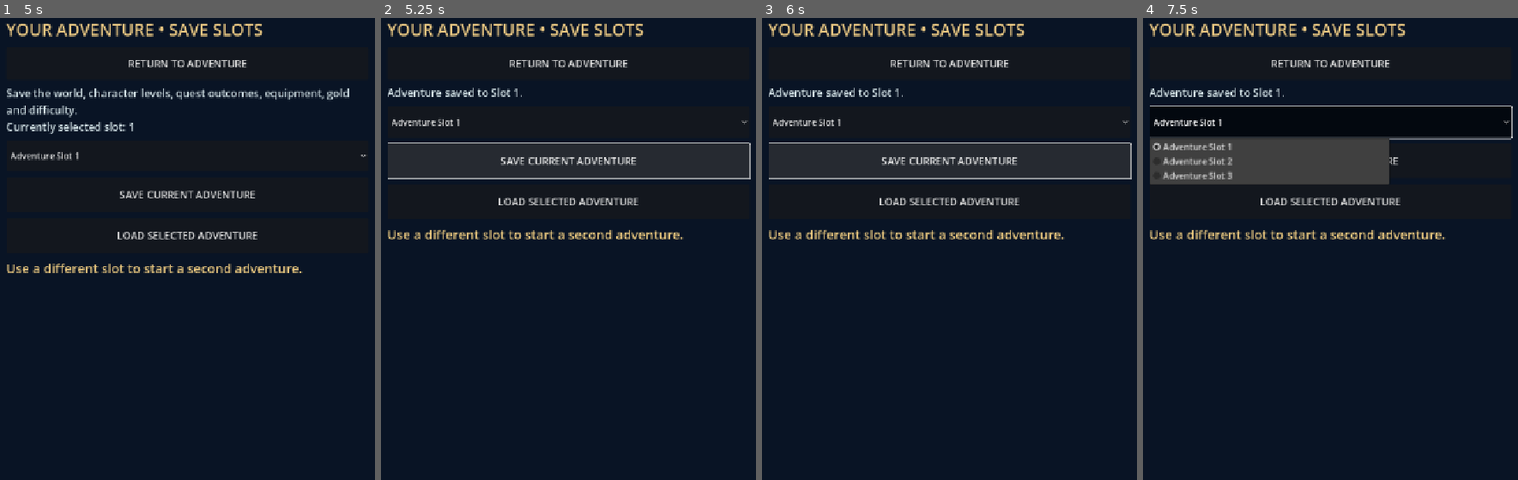
Above: before the commit, frames 1-4 (left to right).
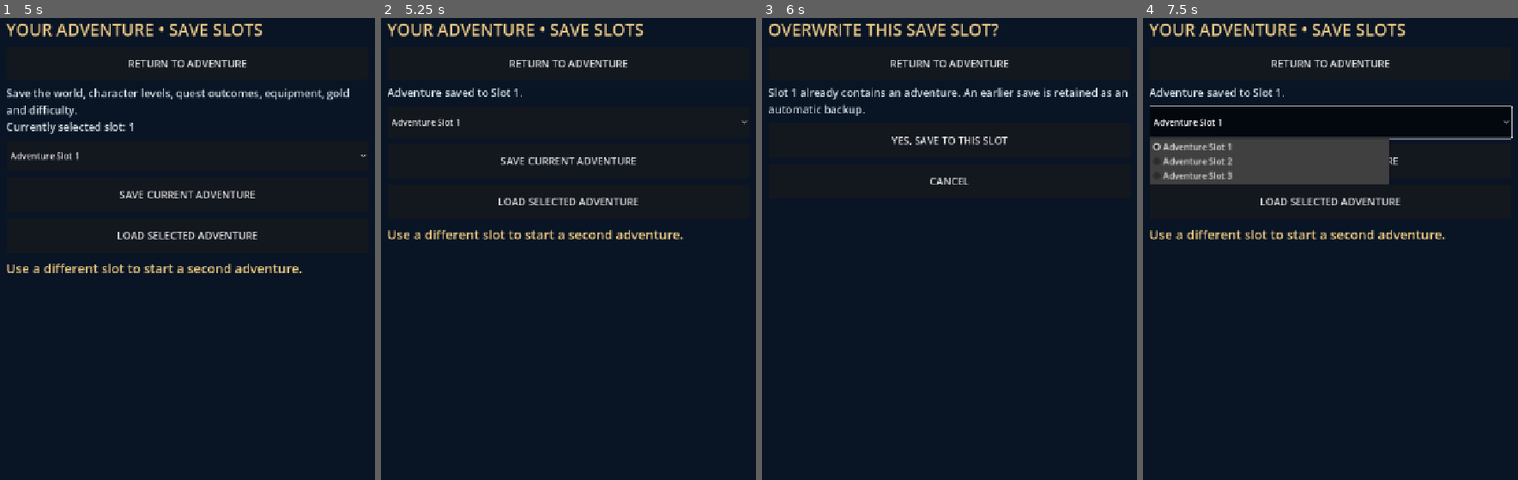
Above: after the commit, the same moments.

Repository: timnagytaxes-svg/android-test-apk
Game: Godot game, scene res://v06/world_game.tscn
Two runs of this game, one before a commit and one after it. Both use one fixed random seed, a clock stepped at 60 frames per second and the inputs below.
Inputs (mouse positions are in pixels of both pictures, inside the frame that each line leads up to):
- Up to frame 1 (5 s): click "JOURNAL" at 0.5 s; click "TOWN" at 1.25 s; click "PACK" at 2 s; click "SLOTS" at 2.75 s; click "OPTIONS" at 3.5 s; click "CONTINUE SAVED ADVENTURE" at 4.25 s
- Up to frame 2 (5.25 s): click "SAVE CURRENT ADVENTURE" at 5 s
- Up to frame 3 (6 s): click "SAVE CURRENT ADVENTURE" at 5.75 s
- Up to frame 4 (7.5 s): click (1330, 138) at 6.5 s, where only the run after the commit has a clickable "YES, SAVE TO THIS SLOT"; click "Adventure Slot 1" at 7.25 s

Frame 1 is identical in both runs. In frame 2, 0.6% of the frame differs, in the area x 1-99%, y 26-35%; in frame 3, 6.5%, in the area x 1-99%, y 1-48%; in frame 4, nothing differs.

Commit message:
Add destructive-action confirmations and visible merchant transaction feedback

Diff:
--- a/godot/v06/world_game.gd
+++ b/godot/v06/world_game.gd
@@ -12,6 +12,7 @@
 var menu_row: HBoxContainer
 var _returning: bool = false
 var _last_camp_story: String = ""
+var _last_notice: String = ""
 var _save_store := V6SaveStore.new()
 var _sound: V6Sound
 
@@ -205,8 +206,18 @@
             _panel_button("VETERAN DIFFICULTY",_difficulty.bind(1))
             _panel_button("REDUCE COMBAT MOTION: %s" % ("ON" if campaign.reduced_motion else "OFF"),_toggle_motion)
             _panel_button("MUSIC & EFFECTS: %s" % ("ON" if campaign.sound_enabled else "OFF"),_toggle_sound)
-            _panel_button("NEW GAME (UNSAVED PROGRESS RESETS)",_reset_campaign)
+            _panel_button("START A NEW GAME",_open_panel.bind("confirm_reset"))
             _section("Current difficulty: %s" % ("Veteran" if campaign.difficulty == 1 else "Story"))
+        "confirm_reset":
+            overlay_title.text = "START A NEW ADVENTURE?"
+            overlay_text.text = "Your unsaved progress will be lost. Existing save slots remain intact until deliberately overwritten.\nThis cannot be undone."
+            _panel_button("YES, START A NEW ADVENTURE",_reset_campaign)
+            _panel_button("CANCEL",_open_panel.bind("settings"))
+        "confirm_save":
+            overlay_title.text = "OVERWRITE THIS SAVE SLOT?"
+            overlay_text.text = "Slot %d already contains an adventure. An earlier save is retained as an automatic backup." % save_slot
+            _panel_button("YES, SAVE TO THIS SLOT",_slot_save_confirmed)
+            _panel_button("CANCEL",_open_panel.bind("slots"))
         "ending":
             overlay_title.text = "THE DAWN OF IRONBOUND"
             overlay_text.text = "THE END\n\nThe Star-Eater is no more. Hearthwood's fires settle, Glimmerfen's moon shi …(465 unchanged characters)…
@@ -228,6 +239,8 @@
         _save_world(true)
     _refresh()
     _open_panel("camp" if overlay_mode == "camp" else "shop")
+    if not _last_notice.is_empty():
+        overlay_text.text += "\n\nLAST TRANSACTION: " + _last_notice
 
 func _equip_world(item_id: String) -> void:
     if game.bag.equip(item_id):
@@ -248,7 +261,14 @@
     _open_panel("slots")
 
 func _slot_save() -> void:
+    if FileAccess.file_exists(_save_store.slot_path(save_slot)):
+        _open_panel("confirm_save")
+        return
+    _slot_save_confirmed()
+
+func _slot_save_confirmed() -> void:
     var ok: bool = _save_world()
+    _open_panel("slots")
     overlay_text.text = "Adventure saved to Slot %d." % save_slot if ok else "Save failed. Check device storage."
 
 func _slot_load() -> void:
@@ -285,6 +305,7 @@
 func _reset_campaign() -> void:
     _stop_walk()
     campaign = V6Campaign.new()
+    _last_notice = ""
     campaign.changed.connect(_on_campaign_changed)
     game.generation += 1
     game.bag = ModuleInventory.new()
@@ -297,6 +318,7 @@
     _refresh()
 
 func _on_campaign_changed(message: String) -> void:
+    _last_notice = message
     _message = message
     _refresh()
 
